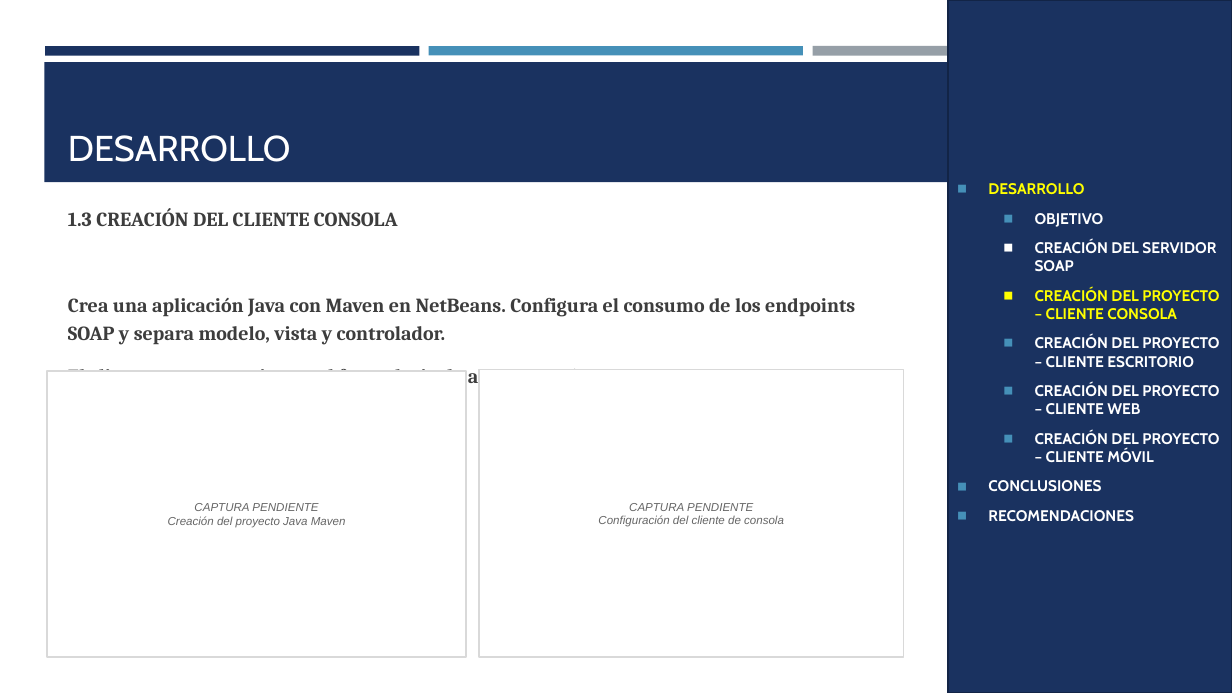
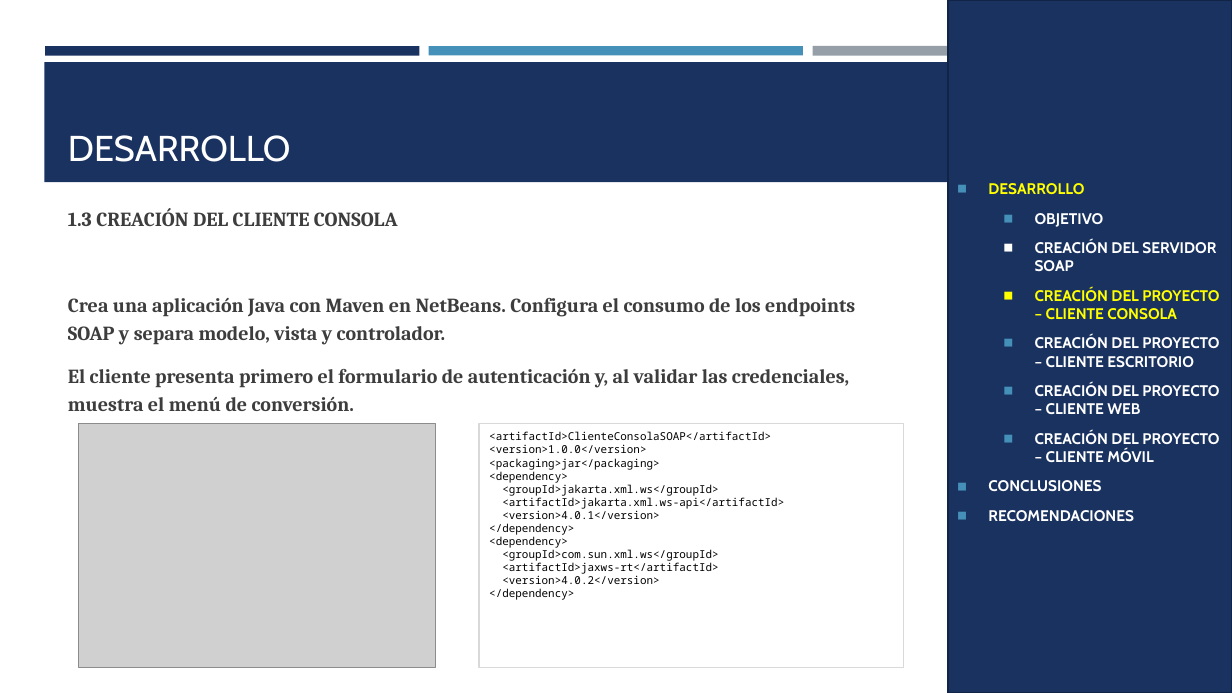
Before and after one commit to JulioViche/u1-sw-arch, a slide deck: slide 9 of TI.1.1. PAO202651_SOAP_JAVA_SINBDD_NRC36884_GR09/05. DOCUMENTACION/CONVUNI_SOAP_JAVA_GR09.pptx. Drawn at 1232x693 pixels with LibreOffice and Linux fonts; fonts in the diff are those of the drawing; grey boxes stand for pictures. Boxes give left, top, right and bottom in pixels: in the first picture for what was removed or moved away, otherwise in the second. Text is boxed around its words. In the diff, an @@ line names an element or a change of style, - is before the commit and + after.

Commit message:
docs(soap-java): completar manual y capturas de clientes
Actualiza el manual técnico y la presentación con capturas de los clientes de consola, escritorio, web y móvil, además de la evidencia del servidor y WSDL.

Conserva a Murillo Medina, Gabriel Omar y Viche Castillo, Julio Enrique en orden alfabético. Corrige las figuras del proyecto móvil y presenta LoginController y ConversionController como texto editable con sus rótulos y líneas legibles.

Incluye las capturas y la versión Markdown del manual. El DOCX se abrió en Word y se revisaron páginas renderizadas; la presentación se renderizó y no contiene marcadores de captura pendiente.

```diff
--- a/TI.1.1. PAO202651_SOAP_JAVA_SINBDD_NRC36884_GR09/05. DOCUMENTACION/CONVUNI_SOAP_JAVA_GR09.pptx
+++ b/TI.1.1. PAO202651_SOAP_JAVA_SINBDD_NRC36884_GR09/05. DOCUMENTACION/CONVUNI_SOAP_JAVA_GR09.pptx
@@ rectangle removed at [47,372,466,657] @@
-CAPTURA PENDIENTE
-Creación del proyecto Java Maven
@@ picture added at [79,423,435,667] @@
@@ rectangle "<artifactId>ClienteConsolaSOAP</artifactId> <version>1.0.0</ ...": place and size @@
-rectangle "<artifactId>ClienteConsolaSOAP</artifactId> <version>1.0.0</ ..." at [479,370,903,657]
+rectangle "<artifactId>ClienteConsolaSOAP</artifactId> <version>1.0.0</ ..." at [479,423,903,667]
@@ rectangle "<artifactId>ClienteConsolaSOAP</artifactId> <version>1.0.0</ ..." at [479,423,903,667]: vertical alignment middle to top @@
@@ text in rectangle at [489,431,784,600]: text changed; size 9 to 8.5 pt; font Arial to Noto Sans Mono; text colour #666666 to #000000; italic off @@
-CAPTURA PENDIENTE
-Configuración del cliente de consola
+<artifactId>ClienteConsolaSOAP</artifactId>
+<version>1.0.0</version>
+<packaging>jar</packaging>
+<dependency>
+<groupId>jakarta.xml.ws</groupId>
+<artifactId>jakarta.xml.ws-api</artifactId>
+<version>4.0.1</version>
+</dependency>
+<dependency>
+<groupId>com.sun.xml.ws</groupId>
+<artifactId>jaxws-rt</artifactId>
+<version>4.0.2</version>
+</dependency>
```
Also in this commit, not shown: 15 other slides changed, 18 other files.
